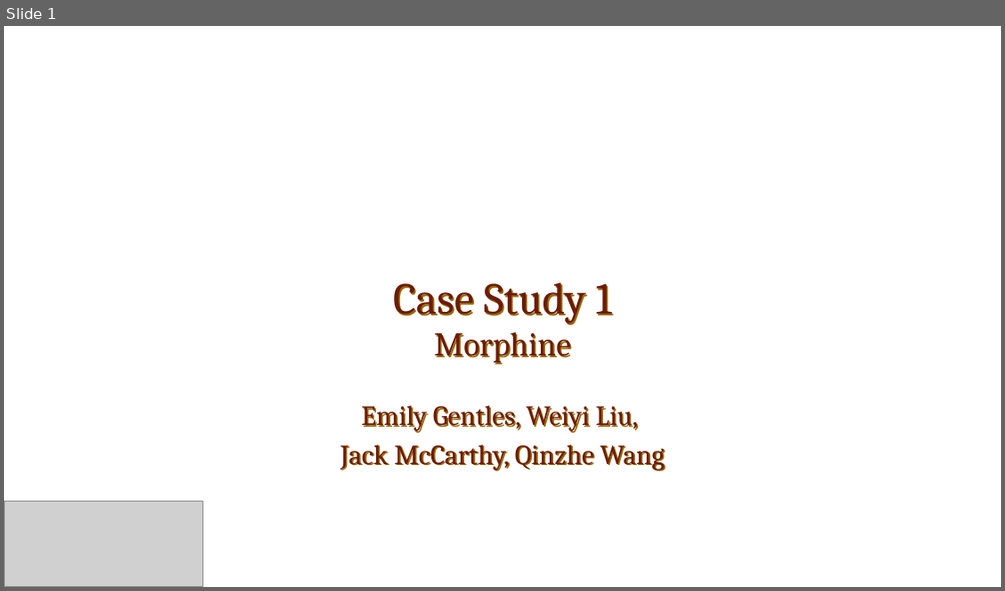
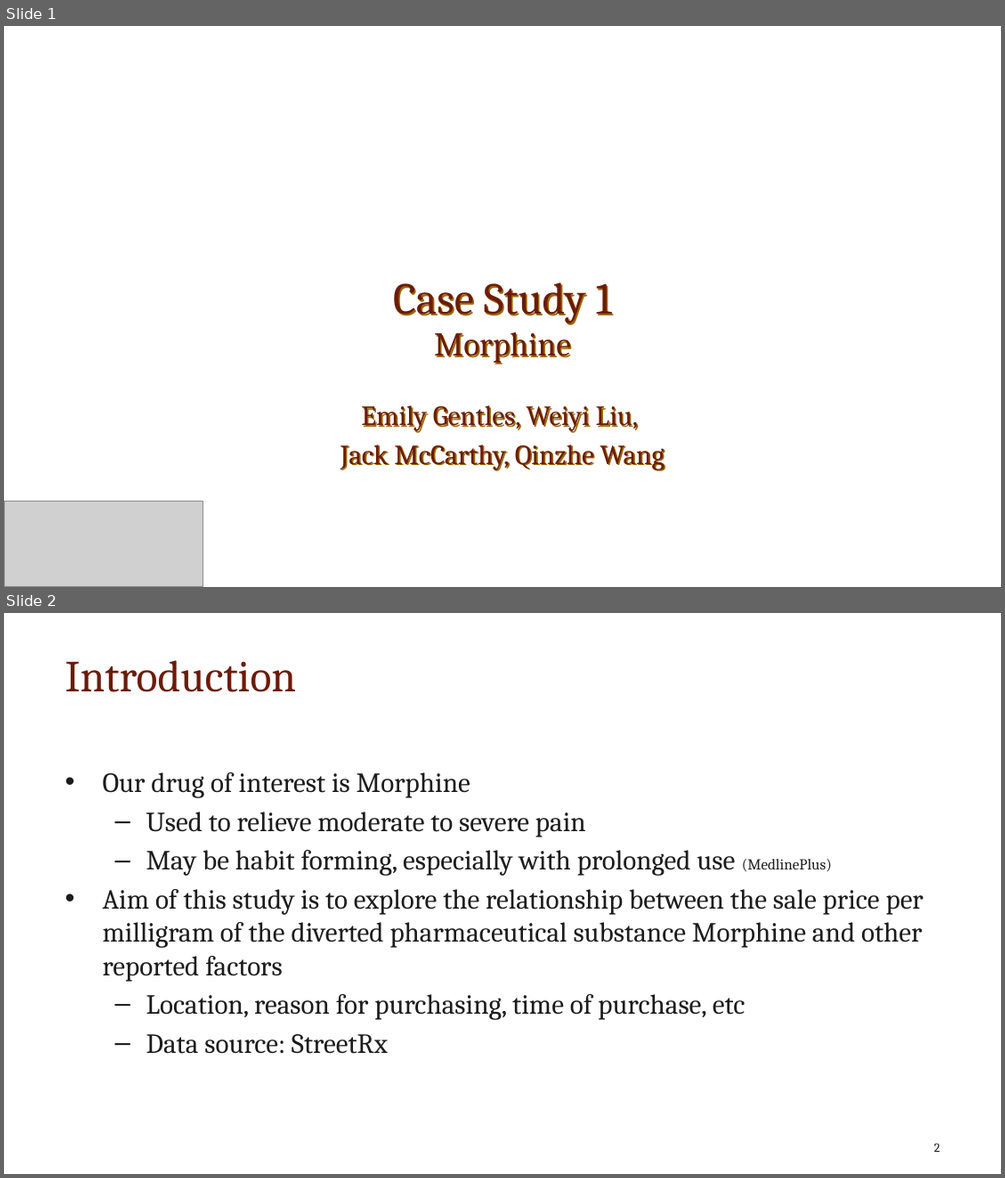
Before and after one commit to jwmccarthy11/STA610-CS1, a slide deck: Case Study Presentation.pptx. Shown one above the other, each under a label of ours: slide 1 before the commit, slides 1 and 2 after it. The pictures are 1005x591 and 1005x1178 pixels, drawn with LibreOffice and Linux fonts; fonts in the diff are those of the drawing; grey boxes stand for pictures; background and template pictures are left out. Boxes give left, top, right and bottom in pixels: in the first picture for what was removed or moved away, otherwise in the second. Text is boxed around its words. In the diff, an @@ line names an element or a change of style, - is before the commit and + after.

Commit message:
Updated slides with more EDA and an introduction

```diff
--- a/Case Study Presentation.pptx
+++ b/Case Study Presentation.pptx
@@ slide 2 added at (4,613,1001,1174), background picture (left out) @@
@@ title added at (65,660,297,692), 32 pt, text #6C1B08 @@
+Introduction
@@ text added at (103,772,923,1054), 20 pt, text #1C1C1C @@
+• Our drug of interest is Morphine
+  – Used to relieve moderate to severe pain
+  – May be habit forming, especially with prolonged use (MedlinePlus)
+• Aim of this study is to explore the relationship between the sale price per milligram of the diverted pharmaceutical substance Morphine and other reported factors
+  – Location, reason for purchasing, time of purchase, etc
+  – Data source: StreetRx
@@ page number added at (934,1143,940,1151), 9 pt, text #1C1C1C @@
+2
```
Also in this commit, not shown: 2 slides changed, 1 other slide added.
